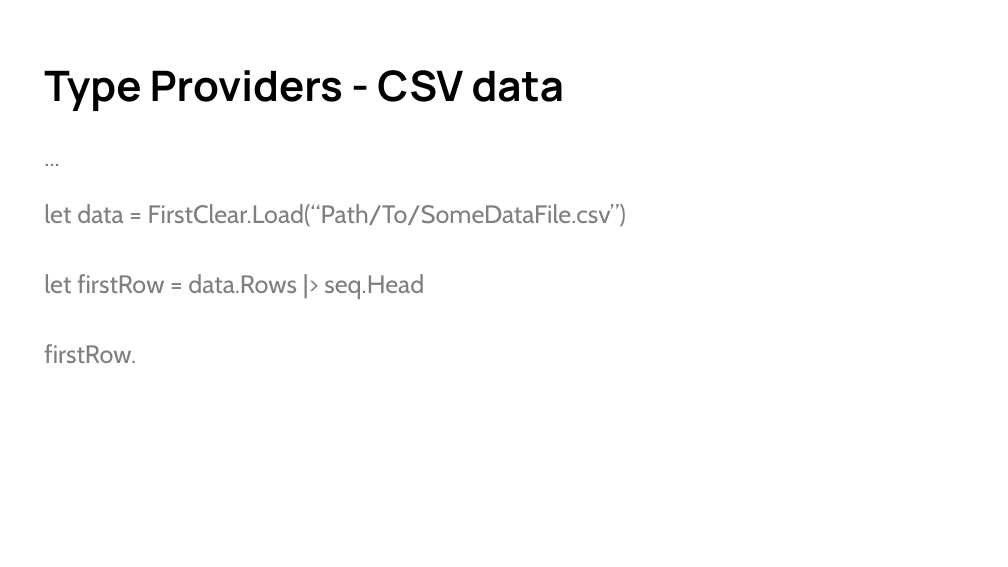
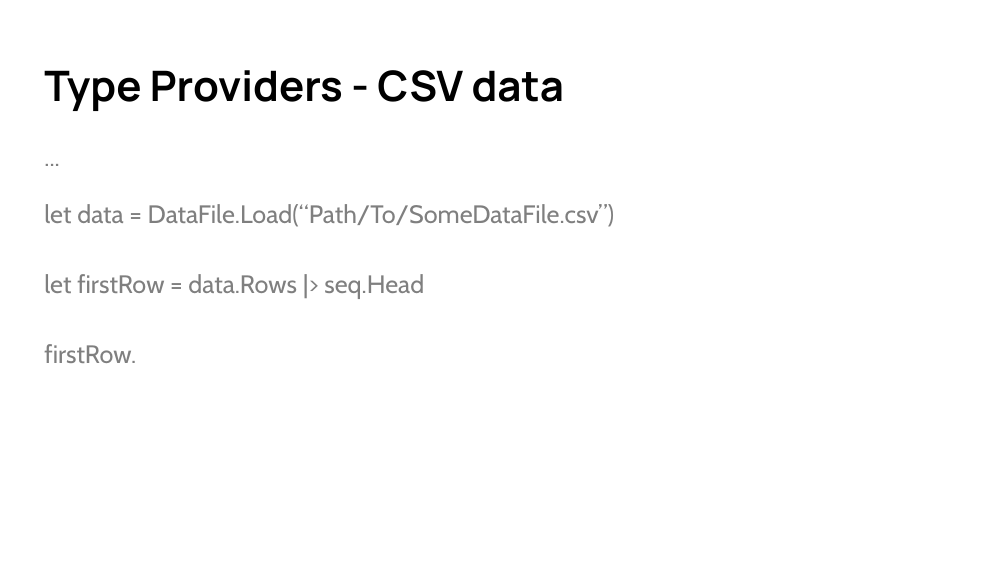
Before and after one commit to cmbrown1598/fsDemo, a slide deck: slide 59 of Intro to F# - Quick.pptx. Drawn at 1008x567 pixels with LibreOffice and Linux fonts; fonts in the diff are those of the drawing. Boxes give left, top, right and bottom in pixels: in the first picture for what was removed or moved away, otherwise in the second. Text is boxed around its words. In the diff, an @@ line names an element or a change of style, - is before the commit and + after.

```diff
--- a/Intro to F# - Quick.pptx
+++ b/Intro to F# - Quick.pptx
@@ text at (x1=44, y1=204, x2=614, y2=363): text changed @@
-let data = FirstClear.Load(“Path/To/SomeDataFile.csv”)
-let firstRow = data.Rows |> seq.Head
-firstRow.
+let data = DataFile.Load(“Path/To/SomeDataFile.csv”)
+let firstRow = data.Rows |> seq.Head
+firstRow.
```
Also in this commit, not shown: 13 other slides changed, 1 slide removed, 1 other file.
